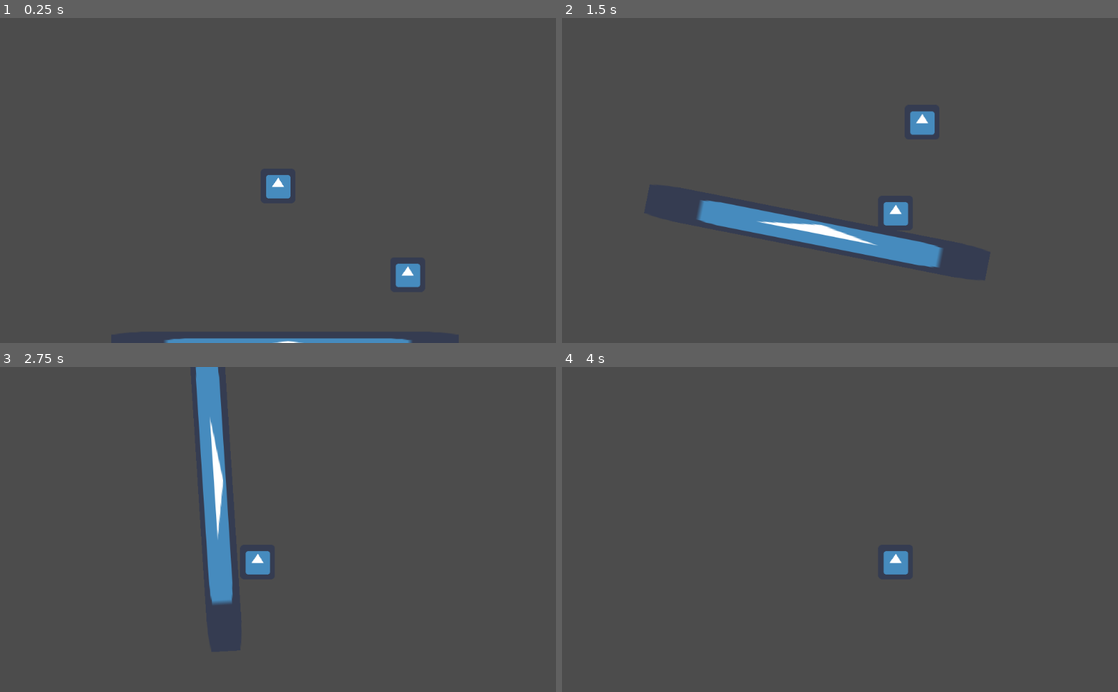
Above: before the commit, frames 1-4 (two rows, left to right).
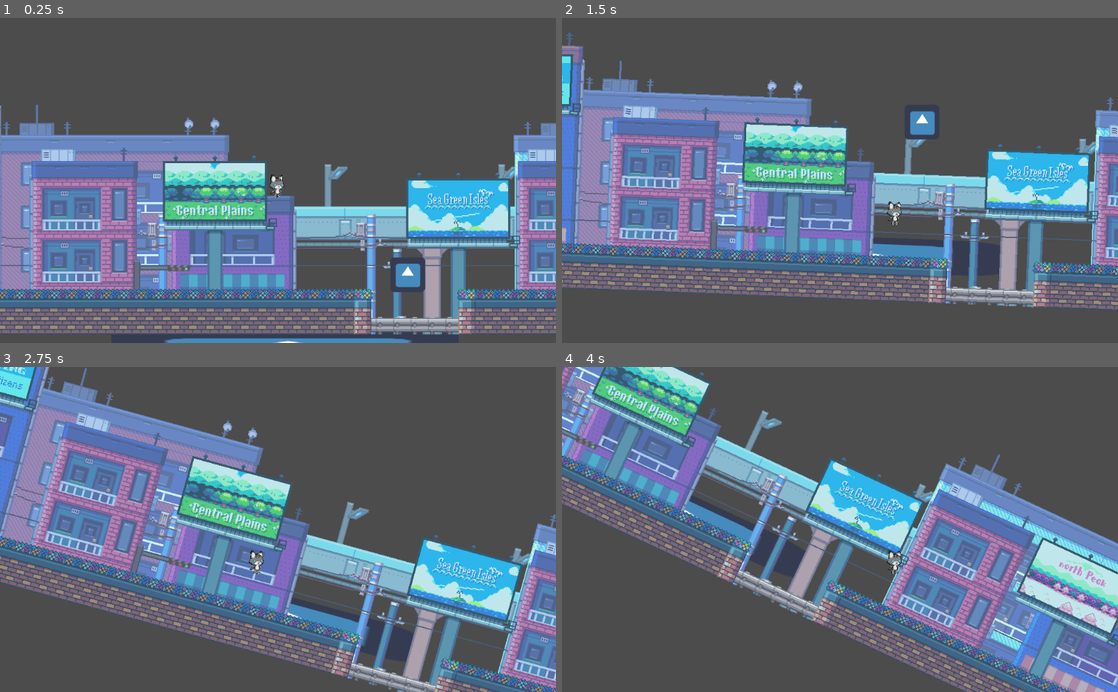
Above: after the commit, the same moments.

Repository: ArtlessAvian/ggj-2019
Game: Godot game, scene res://Temporary/RyanTest.tscn
Same seed, same stepped clock (60 frames per second), same inputs: the game is played once before the commit and once after it. The engine's default icon, where the game draws it, is replaced by a stand-in: a white triangle on a blue panel in a dark square.
Inputs:
- Up to frame 1 (0.25 s): no input
- Up to frame 2 (1.5 s): hold D (ui_right) from 0.53 s (still down)
- Up to frame 3 (2.75 s): release D (ui_right) at 2.03 s; hold A (ui_left) from 2.03 s (still down)
- Up to frame 4 (4 s): release A (ui_left) at 2.78 s; hold D (ui_right) from 2.78 s (still down)

The runs differ from the first frame. In frame 1, 49% of the frame differs, in the area x 0-100%, y 26-98%; in frame 2, 50%; in frame 3, 50%, in the area x 0-100%, y 0-100%; in frame 4, 49%.

Commit message:
added more transparent building texture, and added some placeholder sprites to scene

Diff:
--- a/Game/LevelElement/Fish.tscn
+++ b/Game/LevelElement/Fish.tscn
@@ -2,7 +2,7 @@
 
 [ext_resource path="res://icon.png" type="Texture" id=1]
 
-[node name="Fish" type="Sprite" index="0"]
+[node name="Fish" type="Sprite"]
 
 texture = ExtResource( 1 )
 
--- a/Game/LevelElement/Tiles.tscn
+++ b/Game/LevelElement/Tiles.tscn
@@ -1,6 +1,6 @@
 [gd_scene format=2]
 
-[node name="Tiles" type="Node2D" index="0"]
+[node name="Tiles" type="Node2D"]
 
 [node name="Label" type="Label" parent="." index="0"]
 
--- a/Game/Player/Player.tscn
+++ b/Game/Player/Player.tscn
@@ -1,14 +1,14 @@
 [gd_scene load_steps=4 format=2]
 
 [ext_resource path="res://Game/Player/Player.gd" type="Script" id=1]
-[ext_resource path="res://icon.png" type="Texture" id=2]
+[ext_resource path="res://Assets/cat/Idle (1).png" type="Texture" id=2]
 
 [sub_resource type="RectangleShape2D" id=1]
 
 custom_solver_bias = 0.0
 extents = Vector2( 32.7542, 32.2478 )
 
-[node name="Player" type="KinematicBody2D" index="0"]
+[node name="Player" type="KinematicBody2D"]
 
 position = Vector2( 28.5679, -308.805 )
 input_pickable = false
@@ -22,7 +22,9 @@
 
 [node name="Sprite" type="Sprite" parent="." index="0"]
 
+scale = Vector2( 0.1, 0.1 )
 texture = ExtResource( 2 )
+_sections_unfolded = [ "Transform" ]
 
 [node name="CollisionShape2D" type="CollisionShape2D" parent="." index="1"]
 
--- a/Temporary/RyanTest.tscn
+++ b/Temporary/RyanTest.tscn
@@ -1,24 +1,27 @@
-[gd_scene load_steps=5 format=2]
+[gd_scene load_steps=7 format=2]
 
-[ext_resource path="res://Game/Player/Player.tscn" type="PackedScene" id=1]
-[ext_resource path="res://icon.png" type="Texture" id=2]
-[ext_resource path="res://Game/LevelElement/Fish.tscn" type="PackedScene" id=3]
+[ext_resource path="res://icon.png" type="Texture" id=1]
+[ext_resource path="res://Assets/buildings/CITY_MEGA.png" type="Texture" id=2]
+[ext_resource path="res://Game/Player/Player.tscn" type="PackedScene" id=3]
+[ext_resource path="res://Game/LevelElement/Fish.tscn" type="PackedScene" id=4]
 
 [sub_resource type="RectangleShape2D" id=1]
 
 custom_solver_bias = 0.0
 extents = Vector2( 328.946, 32.5444 )
 
+[sub_resource type="RectangleShape2D" id=2]
+
+custom_solver_bias = 0.0
+extents = Vector2( 10.3406, 10 )
+
 [node name="RyanTest" type="Node2D" index="0"]
 
 _sections_unfolded = [ "Transform" ]
 
-[node name="Player" parent="." index="0" instance=ExtResource( 1 )]
+[node name="RigidBody2D" type="RigidBody2D" parent="." index="0"]
 
-position = Vector2( -13.4418, -11.4649 )
-
-[node name="RigidBody2D" type="RigidBody2D" parent="." index="1"]
-
+editor/display_folded = true
 position = Vector2( 0, 300 )
 input_pickable = false
 collision_layer = 1
@@ -38,18 +41,55 @@
 linear_damp = -1.0
 angular_velocity = 0.0
 angular_damp = -1.0
-_sections_unfolded = [ "Transform" ]
+_sections_unfolded = [ "Collision", "Transform" ]
 
 [node name="Sprite" type="Sprite" parent="RigidBody2D" index="0"]
 
 scale = Vector2( 10, 1 )
-texture = ExtResource( 2 )
-_sections_unfolded = [ "Transform" ]
+texture = ExtResource( 1 )
 
 [node name="CollisionShape2D" type="CollisionShape2D" parent="RigidBody2D" index="1"]
 
 shape = SubResource( 1 )
 
-[node name="Fish" parent="." index="2" instance=ExtResource( 3 )]
+[node name="RigidBody2D2" type="RigidBody2D" parent="." index="1"]
+
+input_pickable = false
+collision_layer = 1
+collision_mask = 1
+mode = 0
+mass = 1.0
+friction = 1.0
+bounce = 0.0
+gravity_scale = 0.0
+custom_integrator = false
+continuous_cd = 0
+contacts_reported = 0
+contact_monitor = false
+sleeping = false
+can_sleep = true
+linear_velocity = Vector2( 0, 0 )
+linear_damp = -1.0
+angular_velocity = 0.0
+angular_damp = -1.0
+
+[node name="Sprite" type="Sprite" parent="RigidBody2D2" index="0"]
+
+scale = Vector2( 2, 2 )
+texture = ExtResource( 2 )
+_sections_unfolded = [ "Animation", "Offset", "Region", "Transform" ]
+
+[node name="CollisionShape2D" type="CollisionShape2D" parent="RigidBody2D2" index="1"]
+
+position = Vector2( -27.9376, 145.758 )
+scale = Vector2( 77.3566, 1.01219 )
+shape = SubResource( 2 )
+
+[node name="Player" parent="." index="2" instance=ExtResource( 3 )]
+
+position = Vector2( -13.4418, -11.4649 )
+_sections_unfolded = [ "Collision", "collision" ]
+
+[node name="Fish" parent="." index="3" instance=ExtResource( 4 )]
 
 position = Vector2( 225.394, 162.234 )
Binary file added: Assets/buildings/CITY_MEGA.png
Not shown, added: Assets/buildings/CITY_MEGA.png.import
